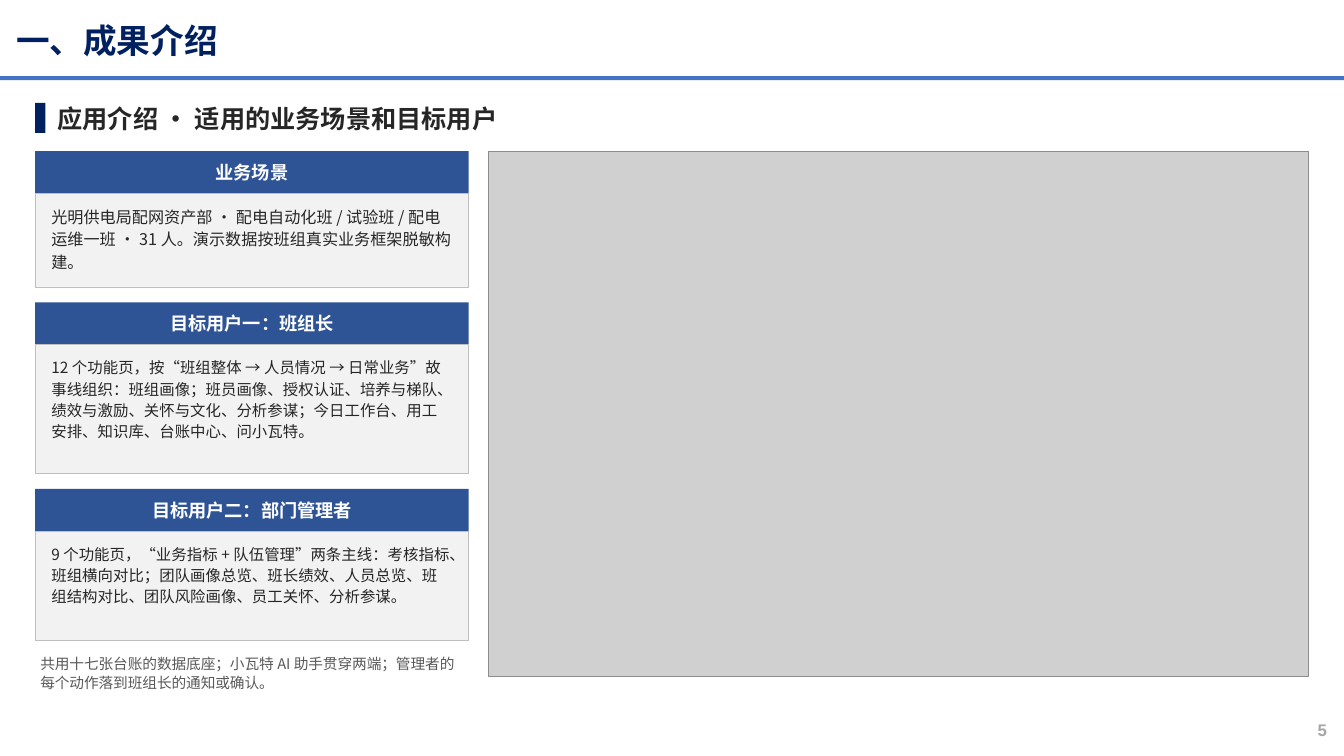
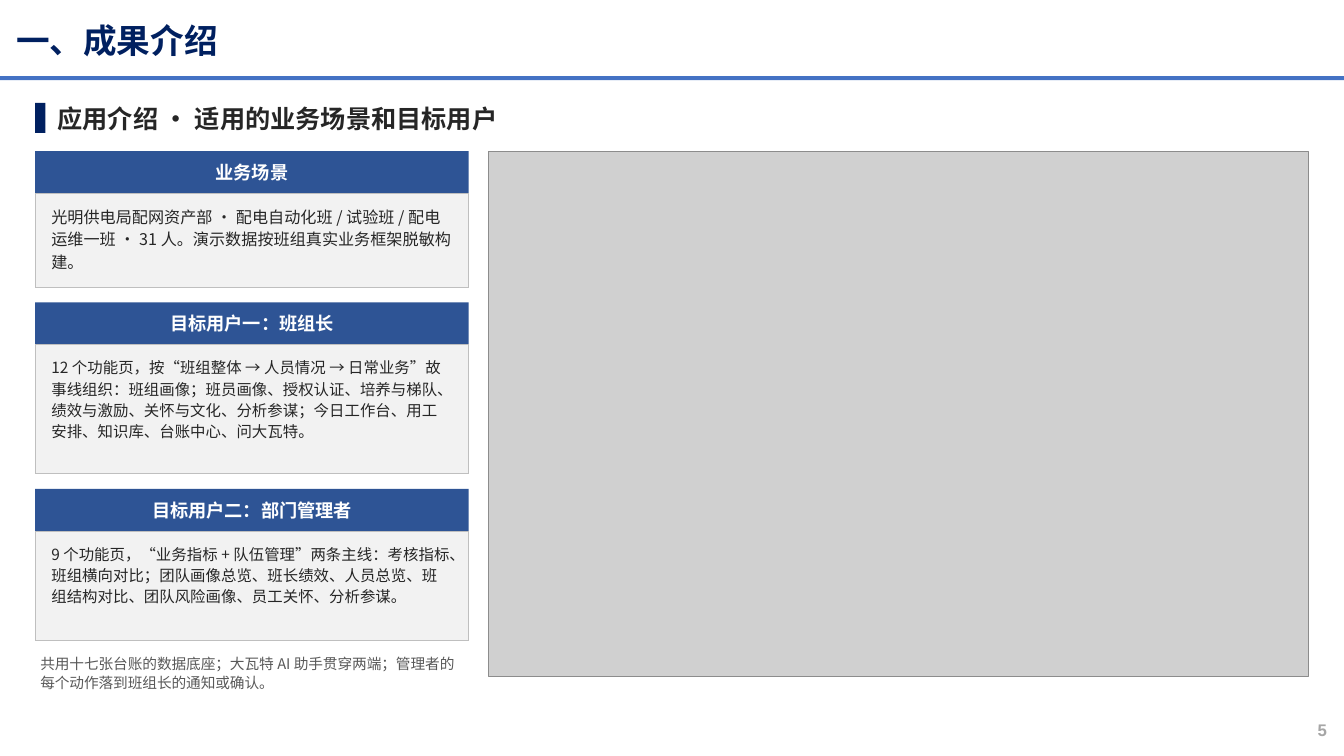
Before and after one commit to michael4949/-, a slide deck: slide 5 of xiaowatt/docs/正式交付物/申报PPT_高效班组管理助手_班组数字画像与班组长AI助手_V3.0.pptx. Drawn at 1344x756 pixels with LibreOffice and Linux fonts; fonts in the diff are those of the drawing; grey boxes stand for pictures; background and template pictures are left out. Boxes give left, top, right and bottom in pixels: in the first picture for what was removed or moved away, otherwise in the second. Text is boxed around its words. In the diff, an @@ line names an element or a change of style, - is before the commit and + after.

```diff
--- a/xiaowatt/docs/正式交付物/申报PPT_高效班组管理助手_班组数字画像与班组长AI助手_V3.0.pptx
+++ b/xiaowatt/docs/正式交付物/申报PPT_高效班组管理助手_班组数字画像与班组长AI助手_V3.0.pptx
@@ text at [51,360,452,439]: text changed @@
-12 个功能页，按“班组整体 → 人员情况 → 日常业务”故事线组织：班组画像；班员画像、授权认证、培养与梯队、绩效与激励、关怀与文化、分析参谋；今日工作台、用工安排、知识库、台账中心、问小瓦特。
+12 个功能页，按“班组整体 → 人员情况 → 日常业务”故事线组织：班组画像；班员画像、授权认证、培养与梯队、绩效与激励、关怀与文化、分析参谋；今日工作台、用工安排、知识库、台账中心、问大瓦特。
@@ text at [40,656,455,689]: text changed @@
-共用十七张台账的数据底座；小瓦特 AI 助手贯穿两端；管理者的每个动作落到班组长的通知或确认。
+共用十七张台账的数据底座；大瓦特 AI 助手贯穿两端；管理者的每个动作落到班组长的通知或确认。
```
Also in this commit, not shown: 3 other slides changed, 26 other files.
